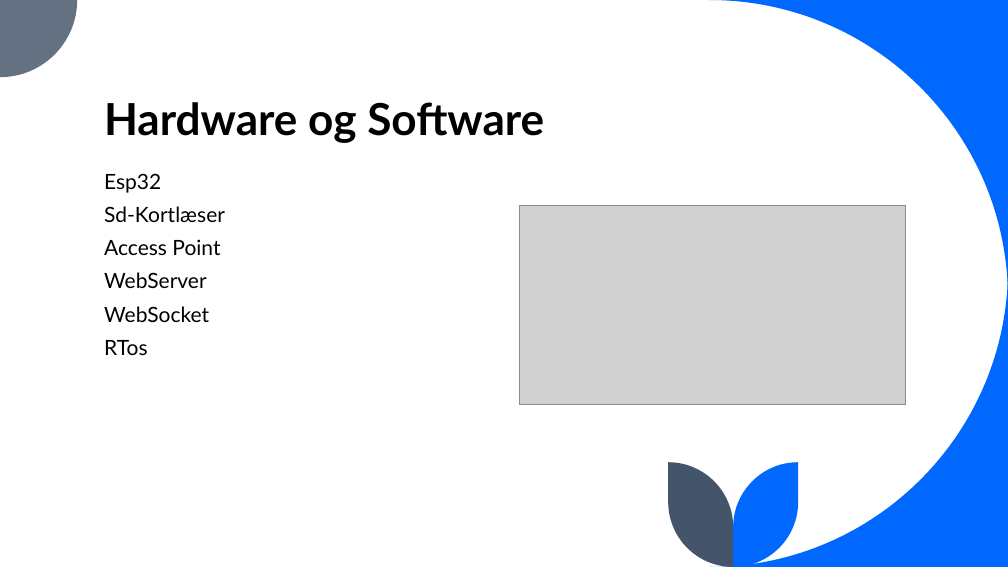
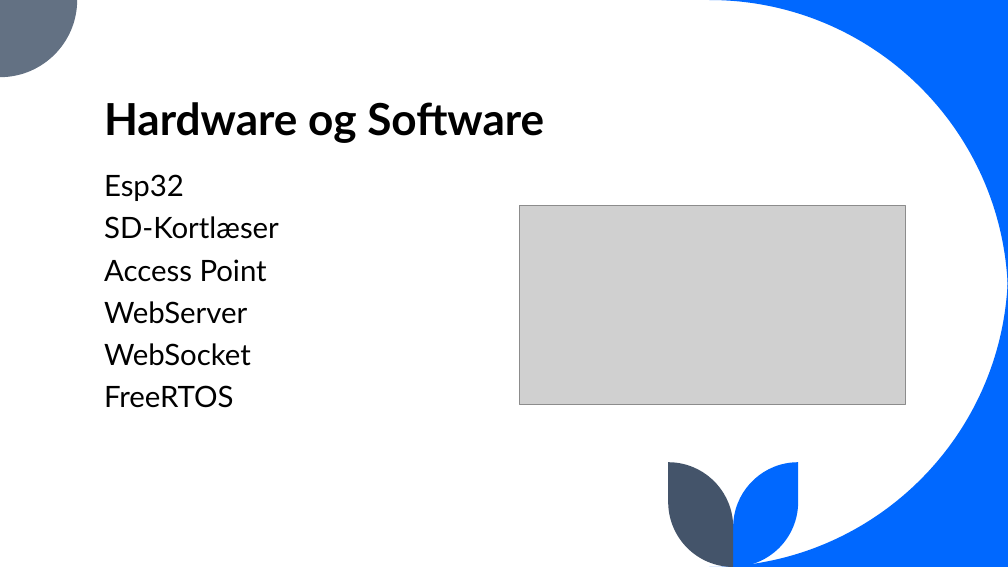
Before and after one commit to jona339e/EnergiCollector_Jonas, a slide deck: slide 3 of Documentation/Energi Indsamler.pptx. Drawn at 1008x567 pixels with LibreOffice and Linux fonts; fonts in the diff are those of the drawing; grey boxes stand for pictures. Boxes give left, top, right and bottom in pixels: in the first picture for what was removed or moved away, otherwise in the second. Text is boxed around its words. In the diff, an @@ line names an element or a change of style, - is before the commit and + after.

```diff
--- a/Documentation/Energi Indsamler.pptx
+++ b/Documentation/Energi Indsamler.pptx
@@ text at (104,174,267,366): size 20 to 28 pt in "Esp32", "Access Point", "WebServer", "WebSocket" @@
@@ text at (104,216,279,239): text changed; size 20 to 28 pt @@
-Sd-Kortlæser
+SD-Kortlæser
@@ text at (104,385,234,408): text changed; size 20 to 28 pt @@
-RTos
+FreeRTOS
```
Also in this commit, not shown: 3 other slides changed, 4 slides added, 1 slide removed, 5 other files.
